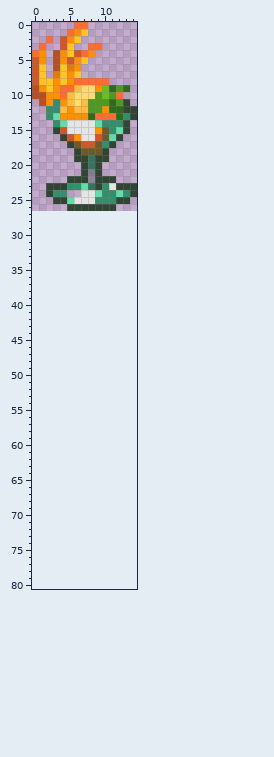
A sprite sheet gets an edit: Sources/Modules/FoodModule/Items/ModFood/OrangeIcecream.png. Above is the file before it was changed.
The file is 30x54 pixels, drawn in blocks of 2x2; one block is one cell here. The old version is drawn lined up with the new one, on the new canvas.
After the commit:
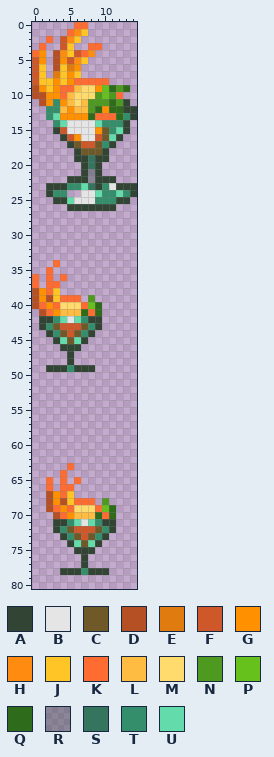
Palette (. is transparent): A #324433  B #e5e5e5  C #705929  D #b54f24  E #e07b0f  F #ce5829  G #ff9000  H #ff8c11  J #ffc526  K #ff6c32  L #ffbc42  M #ffda6d  N #4e9920  P #67c11d  Q #2e6b1a  R #1b3c3055  S #35755d  T #348e6c  U #64dbab
Author's note on the commit: orange Ice-cream
Edits made:
{"change": "canvas 15x27 -> 15x81"}
{"y":12,"x":9,"old":"N","new":"Q"}
{"y":34,"x":3,"old":".","new":"K"}
{"y":35,"x":2,"old":".","new":"K"}
{"y":36,"x":0,"old":".","new":"K"}
{"y":36,"x":2,"old":".","new":"K"}
{"y":36,"x":4,"old":".","new":"K"}
{"y":37,"x":0,"old":".","new":"K"}
{"y":37,"x":2,"old":"..","new":"KK"}
{"y":38,"x":0,"old":"....","new":"DGKJ"}
{"y":39,"x":0,"old":".......","new":"DGDJKKK"}
{"y":39,"x":8,"old":".","new":"N"}
{"y":40,"x":0,"old":"..........","new":"DKGKMMMKPQ"}
{"y":41,"x":1,"old":".........","new":"DKGLLLQKQ"}
{"y":42,"x":1,"old":".........","new":"AATUBUTAA"}
{"y":43,"x":1,"old":".........","new":"ATCFFFCTA"}
{"y":44,"x":2,"old":".......","new":"ATCFCTA"}
{"y":45,"x":3,"old":".....","new":"AUCUA"}
{"y":46,"x":4,"old":"...","new":"AAA"}
{"y":47,"x":5,"old":".","new":"A"}
{"y":48,"x":5,"old":".","new":"A"}
{"y":49,"x":2,"old":".......","new":"AAATAAA"}
{"y":63,"x":5,"old":".","new":"K"}
{"y":64,"x":4,"old":".","new":"K"}
{"y":65,"x":2,"old":".","new":"K"}
{"y":65,"x":4,"old":".","new":"K"}
{"y":65,"x":6,"old":".","new":"K"}
{"y":66,"x":2,"old":".","new":"K"}
{"y":66,"x":4,"old":"..","new":"KK"}
{"y":67,"x":2,"old":"....","new":"DGKJ"}
{"y":68,"x":2,"old":".......","new":"DGDJKKK"}
{"y":68,"x":10,"old":".","new":"N"}
{"y":69,"x":2,"old":"..........","new":"DKGKMMMKPQ"}
{"y":70,"x":3,"old":".........","new":"DKGLLLQKQ"}
{"y":71,"x":3,"old":".........","new":"AATUBUTAA"}
{"y":72,"x":3,"old":".........","new":"ATCFFFCTA"}
{"y":73,"x":4,"old":".......","new":"ATCFCTA"}
{"y":74,"x":5,"old":".....","new":"AUCUA"}
{"y":75,"x":6,"old":"...","new":"AAA"}
{"y":76,"x":7,"old":".","new":"A"}
{"y":77,"x":7,"old":".","new":"A"}
{"y":78,"x":4,"old":".......","new":"AAATAAA"}
{"label":"changed","picture_box":[95,106,102,113]}
{"label":"added","picture_box":[32,260,102,372]}
{"label":"added","picture_box":[46,463,116,575]}
